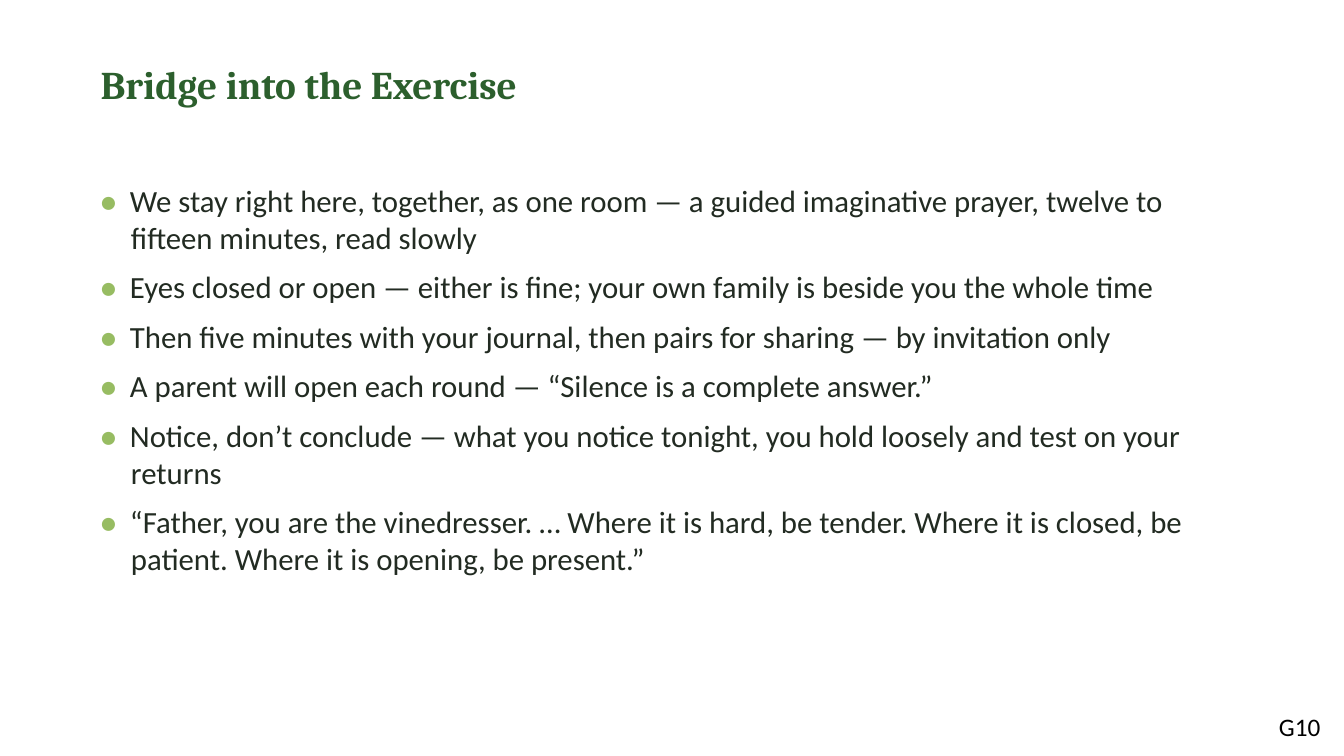
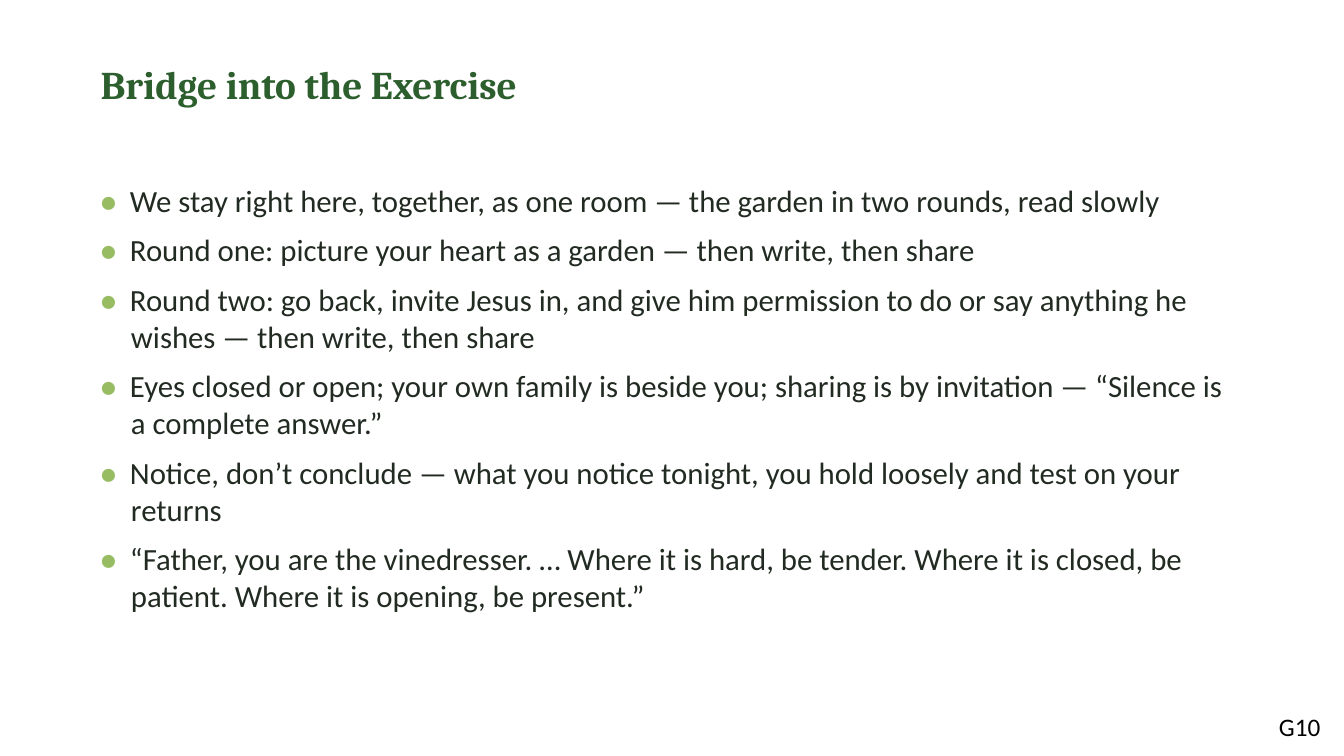
Before and after one commit to jgtittle-ministries/fellowship-of-the-heart-pilot-at-cca-dev, a slide deck: slide 10 of _implementation-notes/evening-series/FotH Evening Session 9-10 Combined Slides DRAFT v1.pptx. Drawn at 1344x756 pixels with LibreOffice and Linux fonts; fonts in the diff are those of the drawing. Boxes give left, top, right and bottom in pixels: in the first picture for what was removed or moved away, otherwise in the second. Text is boxed around its words. In the diff, an @@ line names an element or a change of style, - is before the commit and + after.

```diff
--- a/_implementation-notes/evening-series/FotH Evening Session 9-10 Combined Slides DRAFT v1.pptx
+++ b/_implementation-notes/evening-series/FotH Evening Session 9-10 Combined Slides DRAFT v1.pptx
@@ text at [130, 190, 1222, 439]: text changed @@
-• We stay right here, together, as one room — a guided imaginative prayer, twelve to fifteen minutes, read slowly
-• Eyes closed or open — either is fine; your own family is beside you the whole time
-• Then five minutes with your journal, then pairs for sharing — by invitation only
-• A parent will open each round — “Silence is a complete answer.”
+• We stay right here, together, as one room — the garden in two rounds, read slowly
+• Round one: picture your heart as a garden — then write, then share
+• Round two: go back, invite Jesus in, and give him permission to do or say anything he wishes — then write, then share
+• Eyes closed or open; your own family is beside you; sharing is by invitation — “Silence is a complete answer.”
```
Also in this commit, not shown: 8 other slides changed, 1 slide added, 7 other files.
